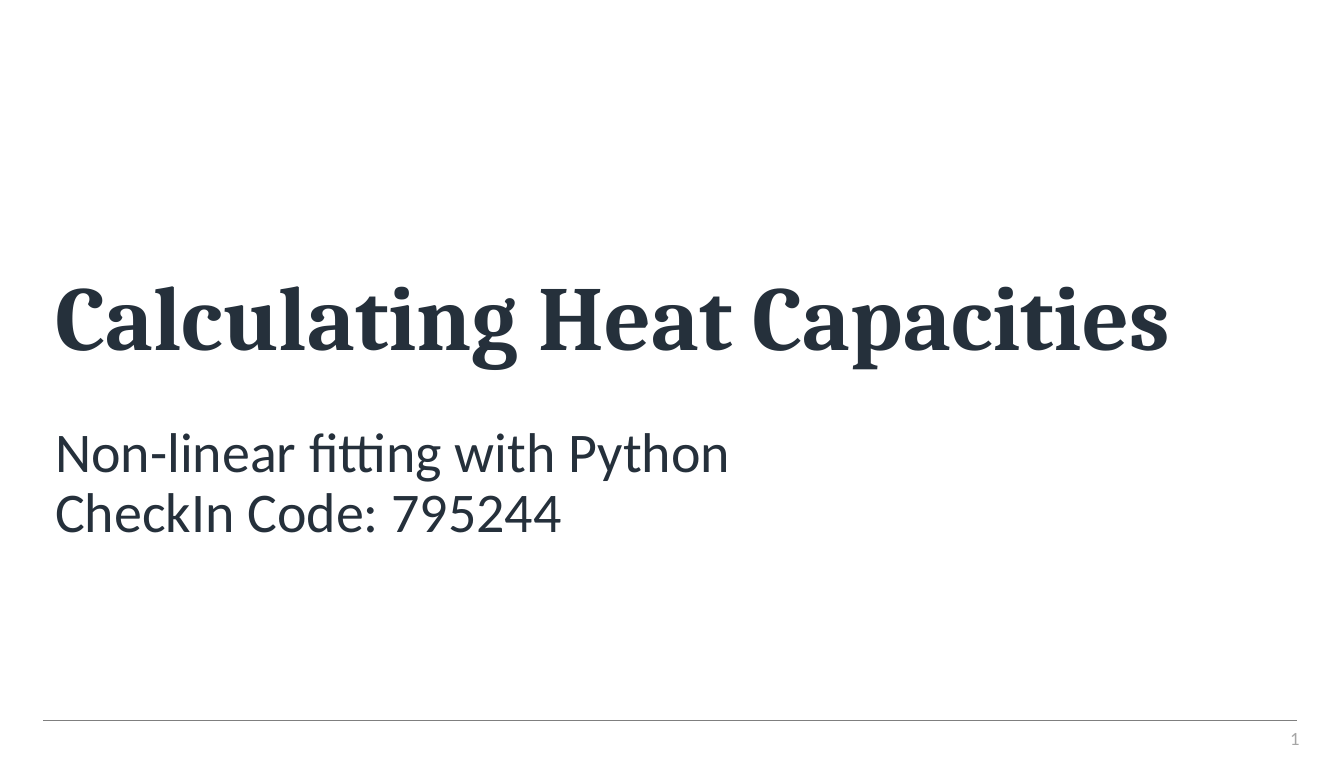
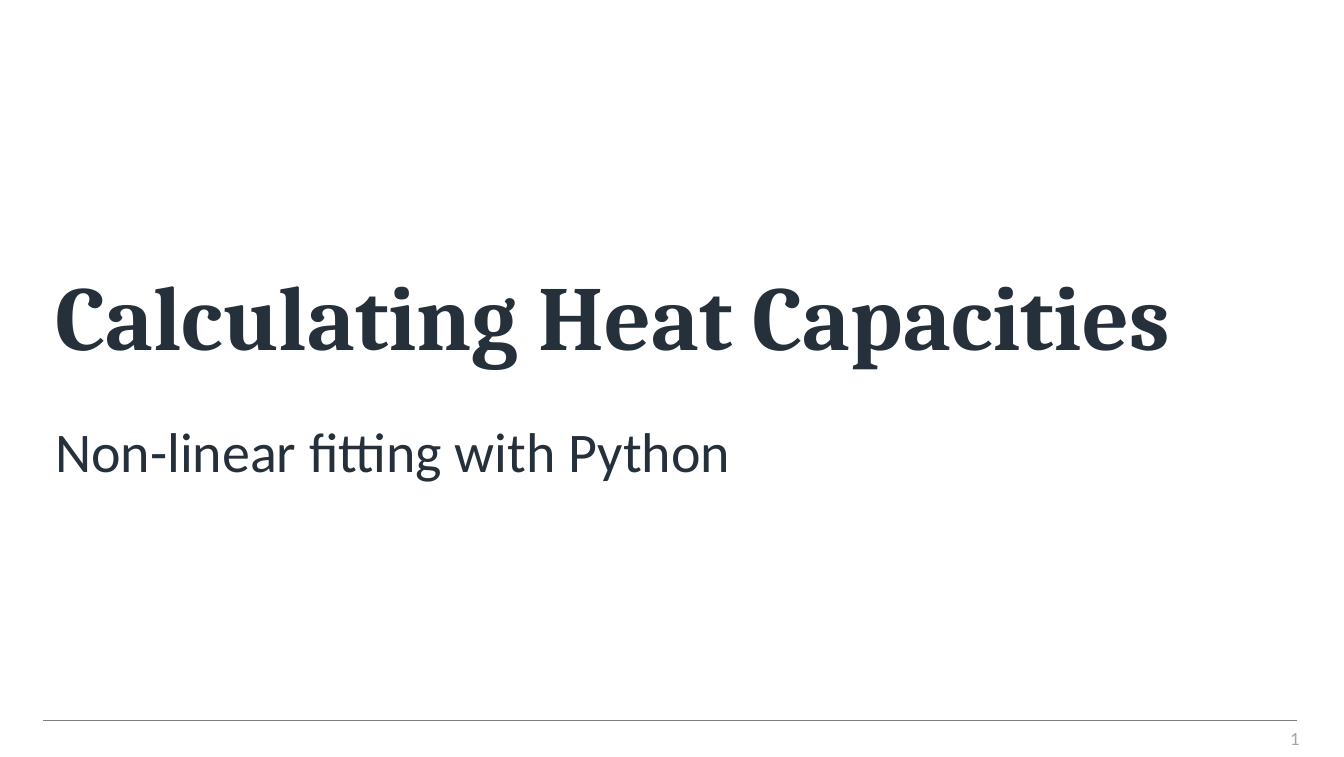
Before and after one commit to alanmlewis/ProgrammingforChem, a slide deck: slide 1 of Y2_Heat_Capacities/Calculating Heat Capacities.pptx. Drawn at 1344x757 pixels with LibreOffice and Linux fonts; fonts in the diff are those of the drawing; background and template pictures are left out. Boxes give left, top, right and bottom in pixels: in the first picture for what was removed or moved away, otherwise in the second. Text is boxed around its words. In the diff, an @@ line names an element or a change of style, - is before the commit and + after.

```diff
--- a/Y2_Heat_Capacities/Calculating Heat Capacities.pptx
+++ b/Y2_Heat_Capacities/Calculating Heat Capacities.pptx
@@ text at <box>55,493,561,533</box>: paragraph removed @@
-CheckIn Code: 795244
```
Also in this commit, not shown: 1 other slide changed, 8 slides removed, 2 other files.
